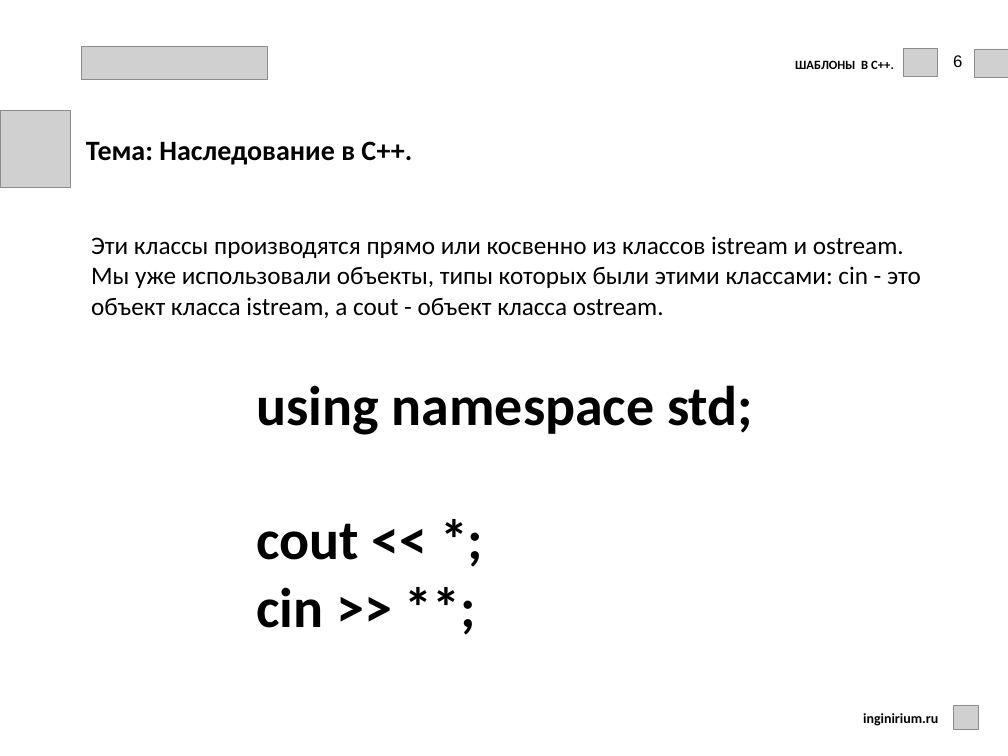
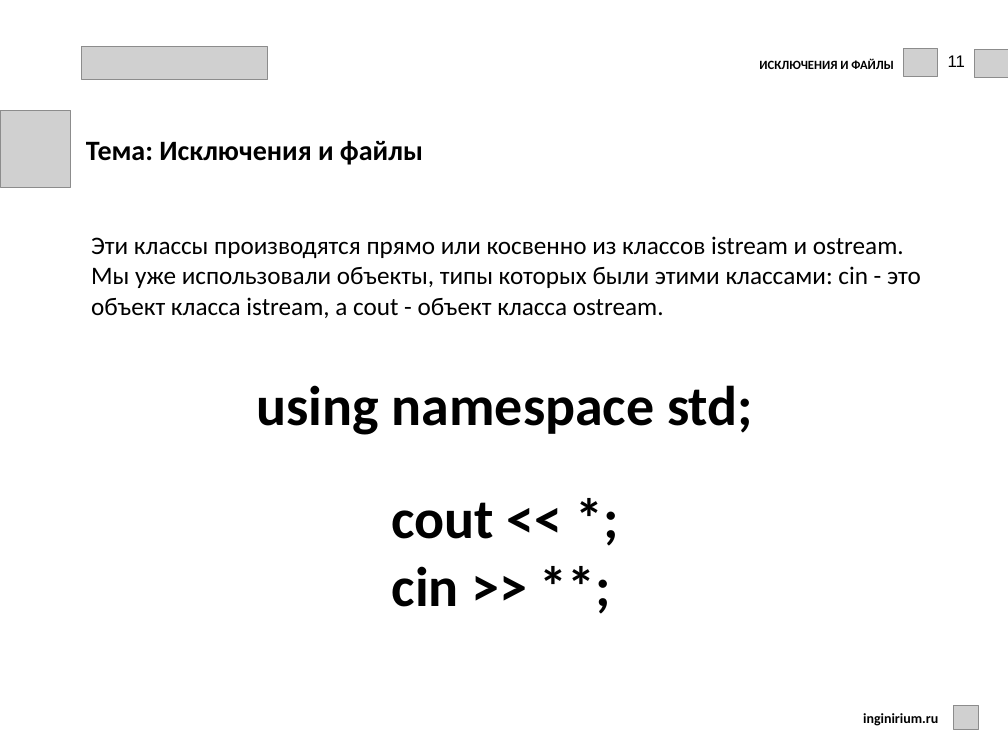
Before and after one commit to kprmk/Cpp, a slide deck: slide 10 of lessons_I/9-11/les_11/les_11_exceptions_file.pptx (slide 11 before the commit). Drawn at 1008x756 pixels with LibreOffice and Linux fonts; fonts in the diff are those of the drawing; grey boxes stand for pictures; background and template pictures are left out. Boxes give left, top, right and bottom in pixels: in the first picture for what was removed or moved away, otherwise in the second. Text is boxed around its words. In the diff, an @@ line names an element or a change of style, - is before the commit and + after.

```diff
--- a/lessons_I/9-11/les_11/les_11_exceptions_file.pptx
+++ b/lessons_I/9-11/les_11/les_11_exceptions_file.pptx
@@ text at bbox=[759, 58, 893, 69]: text changed @@
-ШАБЛОНЫ В С++.
+ИСКЛЮЧЕНИЯ И ФАЙЛЫ
@@ text added at bbox=[948, 55, 965, 67], 12 pt, text #000000 @@
+11
@@ text removed at bbox=[953, 55, 962, 67] @@
-6
@@ text at bbox=[86, 141, 423, 165]: text changed @@
-Тема: Наследование в С++.
+Тема: Исключения и файлы
@@ text added at bbox=[392, 502, 495, 607], 40 pt, text #000000, bold @@
+cout << *;
+cin >> **;
@@ text at bbox=[257, 523, 360, 628]: paragraphs removed @@
-cout << *;
-cin >> **;
```
Also in this commit, not shown: 16 other slides changed, 2 slides removed, 45 other files.
